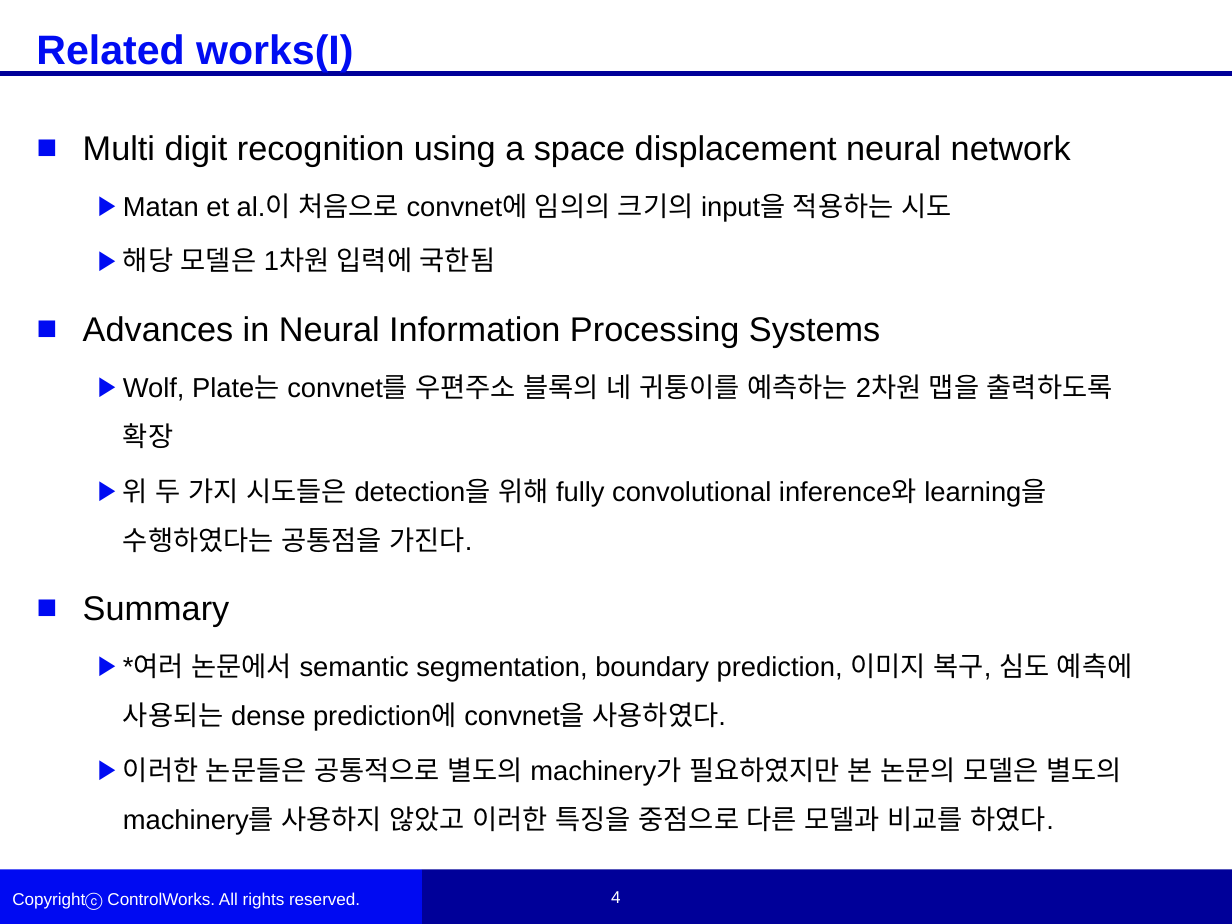
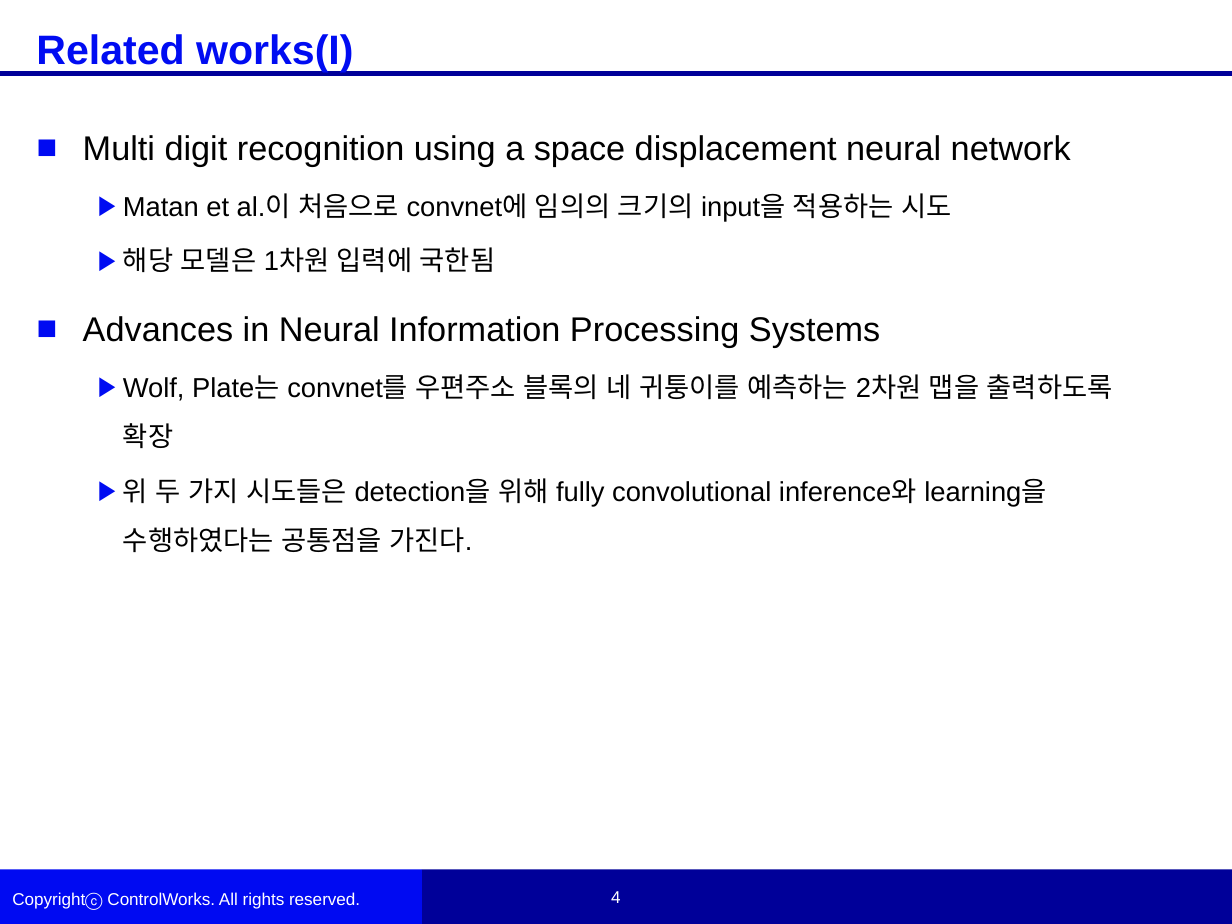
Before and after one commit to woojinKwon/deep_learning_paper, a slide deck: slide 4 of Fully Convolutional Networks for Semantic Segmentation_논문정리.pptx. Drawn at 1232x924 pixels with LibreOffice and Linux fonts; fonts in the diff are those of the drawing; background and template pictures are left out. Boxes give left, top, right and bottom in pixels: in the first picture for what was removed or moved away, otherwise in the second. Text is boxed around its words. In the diff, an @@ line names an element or a change of style, - is before the commit and + after.

```diff
--- a/Fully Convolutional Networks for Semantic Segmentation_논문정리.pptx
+++ b/Fully Convolutional Networks for Semantic Segmentation_논문정리.pptx
@@ text at (83,596,1132,835): paragraphs removed @@
-■ Summary
-  ▶ *여러 논문에서 semantic segmentation, boundary prediction, 이미지 복구, 심도 예측에 사용되는 dense prediction에 convnet을 사용하였다.
-  ▶ 이러한 논문들은 공통적으로 별도의 machinery가 필요하였지만 본 논문의 모델은 별도의 machinery를 사용하지 않았고 이러한 특징을 중점으로 다른 모델과 비교를 하였다.
```
Also in this commit, not shown: 3 other slides changed, 1 other file.
